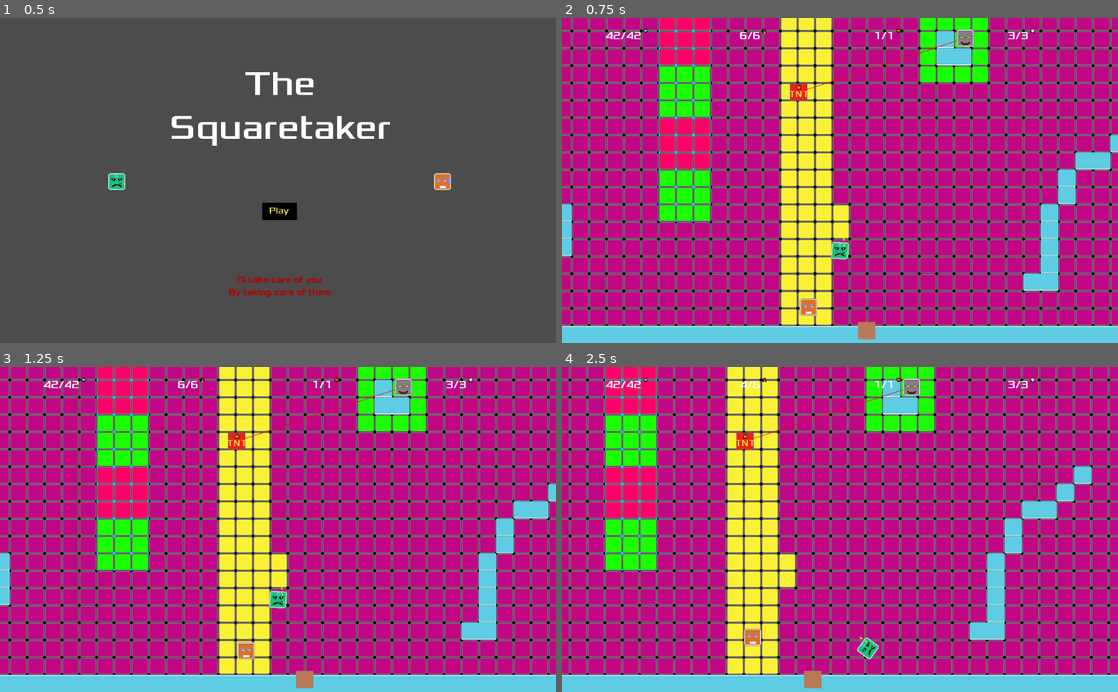
Above: before the commit, frames 1-4 (two rows, left to right).
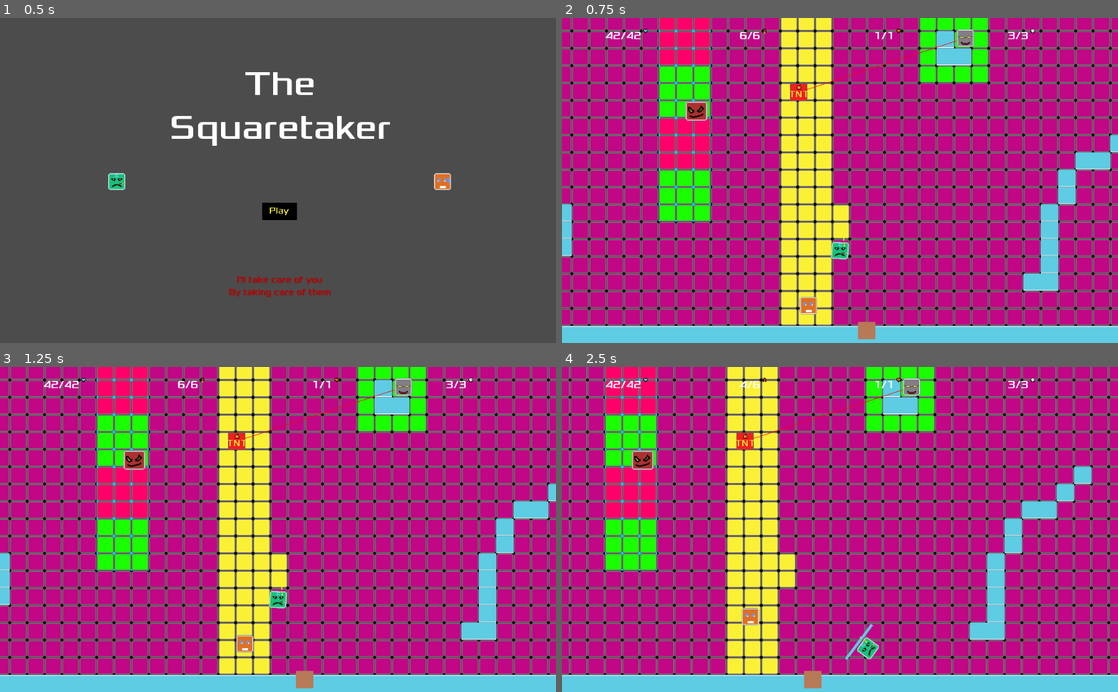
Above: after the commit, the same moments.

Repository: valent20000/gamejam1
Game: Godot game, scene res://TitleScreen.tscn
Two runs of this game, one before a commit and one after it. Both use one fixed random seed, a clock stepped at 60 frames per second and the inputs below.
Inputs (mouse positions are in pixels of both pictures, inside the frame that each line leads up to):
- Up to frame 1 (0.5 s): no input
- Up to frame 2 (0.75 s): click (840, 213) at 0.5 s
- Up to frame 3 (1.25 s): no input
- Up to frame 4 (2.5 s): move the mouse to (962, 513) at 1.27 s; press the mouse at (962, 513) at 1.28 s; hold Right (ui_right) 1.28-2.03 s; move the mouse to (728, 545) at 2.02 s; release the mouse at (728, 545) at 2.03 s; hold Down (ui_down) from 2.03 s (still down); right-click (728, 545) at 2.1 s

Frame 1 is identical in both runs. In frame 2, 0.3% of the frame differs, in the area x 22-46%, y 25-92%; in frame 3, 0.4%; in frame 4, 0.7%, in the area x 12-56%, y 25-91%.

Commit message:
fix brute

Diff:
--- a/squaretaker/Brute/Brute.gd
+++ b/squaretaker/Brute/Brute.gd
@@ -16,9 +16,6 @@
 func _ready():
 	randomize()
 	id = rand_range(1, 100000)
-	print(id)
-
-signal swing
 
 signal death
 
@@ -28,7 +25,6 @@
 		# if he is already shooting the victim, no point in changing
 		if (alert && target != null && target.is_in_group("victims")):
 			return
-		print("victim spotted")
 		target = body
 		alert = true
 		if (target.is_in_group("victims")):
@@ -37,19 +33,12 @@
 func _process(delta):
 	if (target == null):
 		return
-	if alert:
-		emit_signal("swing")
 	if moving:
 		emit_signal("victim_spotted", id, position, target.position)
 		var move_distance = speed * delta
 		move_along_path(move_distance)
 
-func _physics_process(delta):
-	if (target == null):
-		return
-
 func _on_Hitbox_body_entered(body: Node) -> void:
-	print("Brute hit")
 	if (body.is_in_group("hostile")):
 		lives -= 1
 	if (lives <= 0):
@@ -60,9 +49,6 @@
 	queue_free()
 
 func _on_LevelTemplate_path_to_victim(id, path) -> void:
-	print("victim spotted?")
-	print(id)
-	print(self.id)
 	if (id == self.id):
 		moving = true
 		current_path = path
@@ -72,6 +58,9 @@
 	if (current_path == null):
 		return
 	var start_point = position
+	#If problem go in line
+	if (current_path.size() == 0):
+		current_path.append(target.position)
 	for i in range(current_path.size()):
 		var distance_to_next = start_point.distance_to(current_path[0])
 		if distance <= distance_to_next && distance_to_next >= 10:
@@ -85,8 +74,14 @@
 		start_point = current_path[0]
 		current_path.remove(0)
 
+signal swing
 
 func _on_Hurtbox_body_entered(body: Node) -> void:
 	if (body.is_in_group("good")):
 		body.lives -= 2
+		emit_signal("swing")
 		moving = false
+		$HitCooldown.start()
+
+func _on_HitCooldown_timeout() -> void:
+	moving = true
--- a/squaretaker/Brute/Brute.tscn
+++ b/squaretaker/Brute/Brute.tscn
@@ -21,7 +21,7 @@
 extents = Vector2( 16.4713, 16.2421 )
 
 [sub_resource type="RectangleShape2D" id=5]
-extents = Vector2( 16.4814, 5.28933 )
+extents = Vector2( 23.25, 21.7959 )
 
 [node name="Brute" type="KinematicBody2D" groups=[
 "evil",
@@ -56,8 +56,13 @@
 [node name="Hurtbox" type="Area2D" parent="."]
 
 [node name="CollisionShape2D" type="CollisionShape2D" parent="Hurtbox"]
-position = Vector2( 7.62939e-06, -21.4541 )
+position = Vector2( 0.500008, -2.4541 )
 shape = SubResource( 5 )
+
+[node name="HitCooldown" type="Timer" parent="."]
+wait_time = 0.5
+one_shot = true
 [connection signal="body_entered" from="FOV" to="." method="_on_FOV_body_entered"]
 [connection signal="body_entered" from="Hitbox" to="." method="_on_Hitbox_body_entered"]
 [connection signal="body_entered" from="Hurtbox" to="." method="_on_Hurtbox_body_entered"]
+[connection signal="timeout" from="HitCooldown" to="." method="_on_HitCooldown_timeout"]
--- a/squaretaker/Civilians/Civilians.gd
+++ b/squaretaker/Civilians/Civilians.gd
@@ -32,5 +32,9 @@
 func body_entered(body):
 	if (body.is_in_group("hostile")):
 		lives -= 1
+	check_death()
+
+func check_death():
+	print(lives)
 	if (lives <= 0):
 		die()
--- a/squaretaker/Enemy/Enemy.gd
+++ b/squaretaker/Enemy/Enemy.gd
@@ -16,7 +16,6 @@
 func _ready():
 	randomize()
 	id = rand_range(1, 100000)
-	print(id)
 
 signal fire
 signal shoot(bullet, rotation, position)
--- a/squaretaker/Levels/LevelTemplate/LevelTemplate.tscn
+++ b/squaretaker/Levels/LevelTemplate/LevelTemplate.tscn
@@ -31,11 +31,40 @@
 [ext_resource path="res://assets/new/wall2.png" type="Texture" id=29]
 [ext_resource path="res://assets/new/wall3.png" type="Texture" id=30]
 [ext_resource path="res://assets/new/wall4.png" type="Texture" id=31]
+[ext_resource path="res://Brute/Brute.tscn" type="PackedScene" id=32]
 
 [sub_resource type="ConvexPolygonShape2D" id=1]
 points = PoolVector2Array( 0, 0, 32, 0, 32, 32, 0, 32 )
 
 [sub_resource type="NavigationPolygon" id=2]
+vertices = PoolVector2Array( 0, 0, 32, 0, 32, 32, 0, 32 )
+polygons = [ PoolIntArray( 0, 1, 2, 3 ) ]
+
+[sub_resource type="NavigationPolygon" id=8]
+vertices = PoolVector2Array( 0, 0, 32, 0, 32, 32, 0, 32 )
+polygons = [ PoolIntArray( 0, 1, 2, 3 ) ]
+
+[sub_resource type="NavigationPolygon" id=6]
+vertices = PoolVector2Array( 0, 0, 32, 0, 32, 32, 0, 32 )
+polygons = [ PoolIntArray( 0, 1, 2, 3 ) ]
+
+[sub_resource type="NavigationPolygon" id=7]
+vertices = PoolVector2Array( 0, 0, 32, 0, 32, 32, 0, 32 )
+polygons = [ PoolIntArray( 0, 1, 2, 3 ) ]
+
+[sub_resource type="NavigationPolygon" id=9]
+vertices = PoolVector2Array( 0, 0, 32, 0, 32, 32, 0, 32 )
+polygons = [ PoolIntArray( 0, 1, 2, 3 ) ]
+
+[sub_resource type="NavigationPolygon" id=10]
+vertices = PoolVector2Array( 0, 0, 32, 0, 32, 32, 0, 32 )
+polygons = [ PoolIntArray( 0, 1, 2, 3 ) ]
+
+[sub_resource type="NavigationPolygon" id=11]
+vertices = PoolVector2Array( 0, 0, 32, 0, 32, 32, 0, 32 )
+polygons = [ PoolIntArray( 0, 1, 2, 3 ) ]
+
+[sub_resource type="NavigationPolygon" id=12]
 vertices = PoolVector2Array( 0, 0, 32, 0, 32, 32, 0, 32 )
 polygons = [ PoolIntArray( 0, 1, 2, 3 ) ]
 
@@ -140,6 +169,7 @@
 6/tile_mode = 0
 6/occluder_offset = Vector2( 0, 0 )
 6/navigation_offset = Vector2( 0, 0 )
+6/navigation = SubResource( 9 )
 6/shape_offset = Vector2( 0, 0 )
 6/shape_transform = Transform2D( 1, 0, 0, 1, 0, 0 )
 6/shape_one_way = false
@@ -154,6 +184,7 @@
 7/tile_mode = 0
 7/occluder_offset = Vector2( 0, 0 )
 7/navigation_offset = Vector2( 0, 0 )
+7/navigation = SubResource( 10 )
 7/shape_offset = Vector2( 0, 0 )
 7/shape_transform = Transform2D( 1, 0, 0, 1, 0, 0 )
 7/shape_one_way = false
@@ -168,6 +199,7 @@
 8/tile_mode = 0
 8/occluder_offset = Vector2( 0, 0 )
 8/navigation_offset = Vector2( 0, 0 )
+8/navigation = SubResource( 11 )
 8/shape_offset = Vector2( 0, 0 )
 8/shape_transform = Transform2D( 1, 0, 0, 1, 0, 0 )
 8/shape_one_way = false
@@ -182,6 +214,7 @@
 9/tile_mode = 0
 9/occluder_offset = Vector2( 0, 0 )
 9/navigation_offset = Vector2( 0, 0 )
+9/navigation = SubResource( 12 )
 9/shape_offset = Vector2( 0, 0 )
 9/shape_transform = Transform2D( 1, 0, 0, 1, 0, 0 )
 9/shape_one_way = false
@@ -196,6 +229,7 @@
 10/tile_mode = 0
 10/occluder_offset = Vector2( 0, 0 )
 10/navigation_offset = Vector2( 0, 0 )
+10/navigation = SubResource( 8 )
 10/shape_offset = Vector2( 0, 0 )
 10/shape_transform = Transform2D( 1, 0, 0, 1, 0, 0 )
 10/shape_one_way = false
@@ -210,6 +244,7 @@
 11/tile_mode = 0
 11/occluder_offset = Vector2( 0, 0 )
 11/navigation_offset = Vector2( 0, 0 )
+11/navigation = SubResource( 6 )
 11/shape_offset = Vector2( 0, 0 )
 11/shape_transform = Transform2D( 1, 0, 0, 1, 0, 0 )
 11/shape_one_way = false
@@ -224,6 +259,7 @@
 12/tile_mode = 0
 12/occluder_offset = Vector2( 0, 0 )
 12/navigation_offset = Vector2( 0, 0 )
+12/navigation = SubResource( 7 )
 12/shape_offset = Vector2( 0, 0 )
 12/shape_transform = Transform2D( 1, 0, 0, 1, 0, 0 )
 12/shape_one_way = false
@@ -348,10 +384,13 @@
 
 [node name="Victim" parent="." instance=ExtResource( 4 )]
 position = Vector2( 565.972, 1185.34 )
-speed = 20
+speed = 40
 patrol_path = NodePath("../VictimPath")
 
 [node name="EnemyContainer" type="Node" parent="."]
+
+[node name="Brute" parent="EnemyContainer" instance=ExtResource( 32 )]
+position = Vector2( 358.351, 822.297 )
 
 [node name="Enemy" parent="EnemyContainer" instance=ExtResource( 9 )]
 position = Vector2( 604.817, 465.732 )
@@ -397,6 +436,7 @@
 [node name="Music" type="AudioStreamPlayer" parent="."]
 autoplay = true
 [connection signal="path_to_victim" from="." to="EnemyContainer/Enemy" method="_on_LevelTemplate_path_to_victim"]
+[connection signal="path_to_victim" from="." to="EnemyContainer/Brute" method="_on_LevelTemplate_path_to_victim"]
 [connection signal="path_to_victim" from="." to="EnemyContainer/Enemy2" method="_on_LevelTemplate_path_to_victim"]
 [connection signal="hit" from="Player" to="Foreground/HUD" method="_on_Player_hit"]
 [connection signal="reload" from="Player" to="Foreground/HUD" method="_on_Player_reload"]
@@ -404,6 +444,9 @@
 [connection signal="shoot" from="Player" to="Foreground/HUD" method="_on_Player_shoot"]
 [connection signal="body_entered" from="Objective" to="Victim" method="_on_Objective_body_entered"]
 [connection signal="hit" from="Victim" to="Foreground/HUD" method="_on_Victim_hit"]
+[connection signal="swing" from="EnemyContainer/Brute" to="Victim" method="_on_Brute_swing"]
+[connection signal="swing" from="EnemyContainer/Brute" to="Victim" method="check_death"]
+[connection signal="victim_spotted" from="EnemyContainer/Brute" to="." method="_on_victim_spotted"]
 [connection signal="death" from="EnemyContainer/Enemy" to="Foreground/HUD" method="_on_Enemy_death"]
 [connection signal="shoot" from="EnemyContainer/Enemy" to="BulletSystem" method="_on_shoot"]
 [connection signal="victim_spotted" from="EnemyContainer/Enemy" to="." method="_on_Enemy_victim_spotted"]
--- a/squaretaker/Player.gd
+++ b/squaretaker/Player.gd
@@ -56,6 +56,9 @@
 func _on_Gun_reload():
 	emit_signal("reload")
 
+func check_death():
+	if (lives <= 0):
+		die()
 
 func die():
 	print("Player is DEAD")
--- a/squaretaker/Player.tscn
+++ b/squaretaker/Player.tscn
@@ -1,8 +1,9 @@
-[gd_scene load_steps=6 format=2]
+[gd_scene load_steps=7 format=2]
 
 [ext_resource path="res://assets/new/caretaker.png" type="Texture" id=1]
 [ext_resource path="res://Guns/Gun.tscn" type="PackedScene" id=2]
 [ext_resource path="res://Player.gd" type="Script" id=3]
+[ext_resource path="res://Shield/Shield.tscn" type="PackedScene" id=4]
 
 [sub_resource type="RectangleShape2D" id=1]
 extents = Vector2( 13.5794, 14.938 )
@@ -19,7 +20,7 @@
 "alive",
 "good",
 ]]
-position = Vector2( 336, 240 )
+position = Vector2( 336, 237.919 )
 z_index = 1
 script = ExtResource( 3 )
 __meta__ = {
@@ -43,6 +44,9 @@
 drag_margin_top = 0.1
 drag_margin_right = 0.1
 drag_margin_bottom = 0.1
+
+[node name="Shield" parent="." instance=ExtResource( 4 )]
+position = Vector2( 0, -20 )
 [connection signal="fire" from="." to="Gun" method="_on_fire"]
 [connection signal="reload" from="Gun" to="." method="_on_Gun_reload"]
 [connection signal="shoot" from="Gun" to="." method="_on_Gun_shoot"]
--- a/squaretaker/victim/Victim.gd
+++ b/squaretaker/victim/Victim.gd
@@ -51,5 +51,8 @@
 	if (body.is_in_group("hostile")):
 		lives -= 1
 		emit_signal("hit")
+		check_death()
+
+func check_death():
 	if (lives <= 0):
 		die()
Not shown: 1 places in squaretaker/Levels/LevelTemplate/LevelTemplate.tscn that only renumber resources
